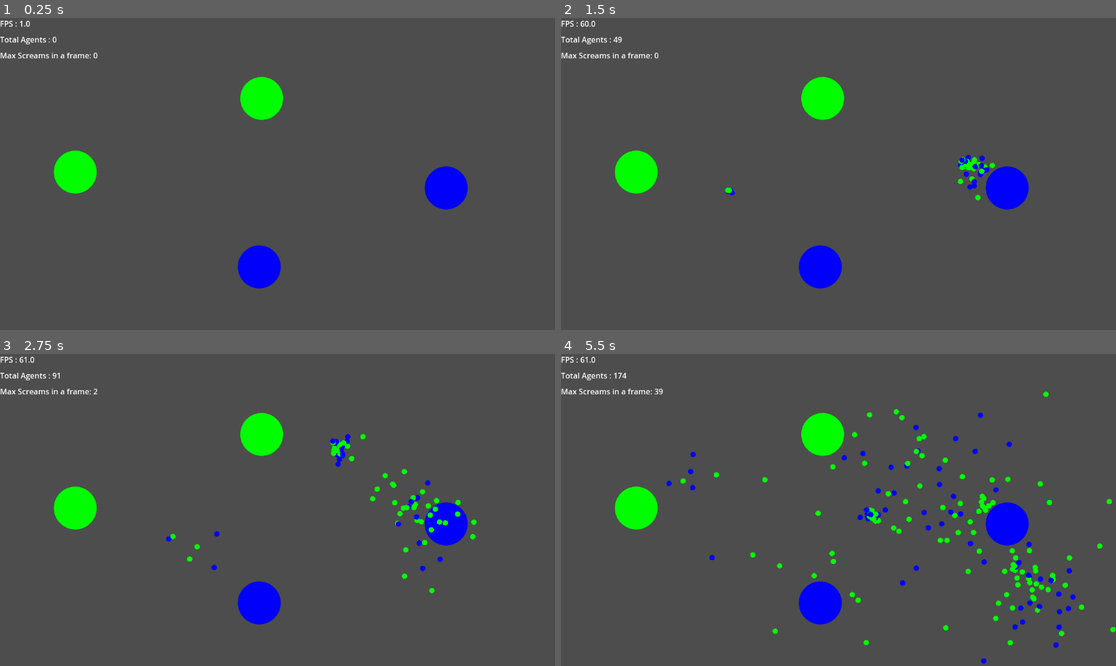
Above: before the commit, frames 1-4 (two rows, left to right).
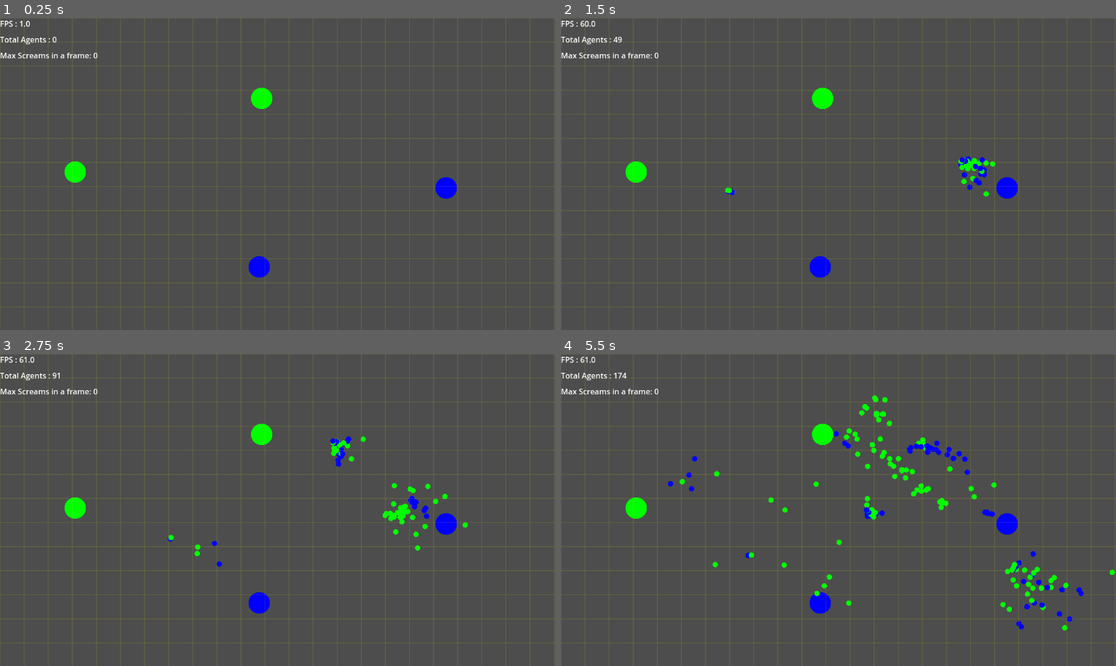
Above: after the commit, the same moments.

Repository: Vivek13130/Screaming-Insects
Game: Godot game, scene res://scenes/main.tscn
Two runs of this game, one before a commit and one after it. Both use one fixed random seed, a clock stepped at 60 frames per second and the inputs below.
Inputs (mouse positions are in pixels of both pictures, inside the frame that each line leads up to):
- Up to frame 1 (0.25 s): no input
- Up to frame 2 (1.5 s): tap Enter at 0.5 s; move the mouse to (960, 158) at 0.52 s; hold S (Spawn_Agents) 0.53-1.28 s; move the mouse to (727, 189) at 1.27 s; tap S (Spawn_Agents) at 1.35 s
- Up to frame 3 (2.75 s): move the mouse to (333, 441) at 2.02 s; hold S (Spawn_Agents) from 2.03 s (still down)
- Up to frame 4 (5.5 s): move the mouse to (810, 572) at 2.77 s; release S (Spawn_Agents) at 2.78 s; tap S (Spawn_Agents) at 2.85, 4.35 s; move the mouse to (1005, 556) at 3.52 s; hold S (Spawn_Agents) 3.53-4.28 s; move the mouse to (672, 463) at 4.27 s; move the mouse to (866, 510) at 5.02 s; hold S (Spawn_Agents) from 5.03 s (still down)

The runs differ from the first frame. In frame 1, 2.8% of the frame differs, in the area x 0-100%, y 0-93%; in frame 2, 3.0%; in frame 3, 3.7%; in frame 4, 6.2%, in the area x 0-100%, y 0-100%.

Commit message:
spatial hashing implemented
now removing the area and collisions from bases... and refining their size and placement.

Diff:
--- a/scenes/food_base.tscn
+++ b/scenes/food_base.tscn
@@ -4,7 +4,7 @@
 [ext_resource type="Script" uid="uid://dccal0cd8pa7q" path="res://scripts/food_base.gd" id="1_x3pn0"]
 
 [sub_resource type="CircleShape2D" id="CircleShape2D_x3pn0"]
-radius = 43.0116
+radius = 22.0
 
 [node name="food_base" type="Node2D"]
 script = ExtResource("1_x3pn0")
@@ -17,7 +17,7 @@
 
 [node name="Sprite2D" type="Sprite2D" parent="."]
 modulate = Color(0, 1, 0, 1)
-scale = Vector2(0.4, 0.4)
+scale = Vector2(0.2, 0.2)
 texture = ExtResource("1_6r7vd")
 
 [connection signal="area_entered" from="Area2D" to="." method="_on_food_base_area_entered"]
--- a/scenes/home_base.tscn
+++ b/scenes/home_base.tscn
@@ -4,7 +4,7 @@
 [ext_resource type="Script" uid="uid://cwiikxr7vp6il" path="res://scripts/home_base.gd" id="1_oik7h"]
 
 [sub_resource type="CircleShape2D" id="CircleShape2D_oik7h"]
-radius = 46.0977
+radius = 23.0
 
 [node name="home_base" type="Node2D"]
 script = ExtResource("1_oik7h")
@@ -17,7 +17,7 @@
 
 [node name="Sprite2D" type="Sprite2D" parent="."]
 modulate = Color(0, 0, 1, 1)
-scale = Vector2(0.4, 0.4)
+scale = Vector2(0.2, 0.2)
 texture = ExtResource("1_fm3wt")
 
 [connection signal="area_entered" from="Area2D" to="." method="_on_home_base_area_entered"]
--- a/scenes/interaction_manager.tscn
+++ b/scenes/interaction_manager.tscn
@@ -4,3 +4,5 @@
 
 [node name="interactionManager" type="Node2D"]
 script = ExtResource("1_rddhf")
+show_grid = true
+show_interaction_lines = false
--- a/scripts/agent.gd
+++ b/scripts/agent.gd
@@ -11,14 +11,16 @@
 var direction : Vector2
 var move_speed : int # random speed for each agent in the range 5 to 15
 
-
 @onready var sprite: Sprite2D = $Sprite2D
+var old_grid_cell
 
 func _ready() -> void:
 	# setting the initials
 	direction = Vector2(randf() , randf()).normalized() # assigning initial random direction
 	counters = Vector2.ZERO
 	move_speed = randi_range(Manager.min_speed , Manager.max_speed) * 20
+
+	# randomly assigning a target
 	if(randf() > 0.5):
 		target_destination = "food"
 		sprite.modulate = Manager.target_is_food_color
@@ -26,10 +28,13 @@
 		target_destination = "home"
 		sprite.modulate = Manager.target_is_home_color
 
+	old_grid_cell = get_grid_cell_key(global_position)
 
 func _process(delta: float) -> void:
 	move_randomly(delta)
 	keep_agents_inside_screen()
+	update_position_in_grid()
+
 	Manager.max_scream_calls = max(Manager.max_scream_calls , Manager.total_screams)
 	Manager.total_screams = 0
 
@@ -41,7 +46,7 @@
 	counters.x += 1
 	counters.y += 1
 
-	var angle_shift = randf_range(-0.1 , 0.1)
+	var angle_shift = randf_range(-0.1 , 0.1) / 2
 	direction = direction.rotated(angle_shift).normalized()
 
 func keep_agents_inside_screen(): # keep the agents inside the screen bounds
@@ -52,15 +57,46 @@
 	if position.y < 0 or position.y > Manager.screen_size.y:
 		direction.y = -direction.y
 
+func update_position_in_grid():
+	var new_grid_cell = get_grid_cell_key(global_position)
+
+	if old_grid_cell != new_grid_cell:
+		# Remove from the old grid cell
+		if Manager.agents_grid.has(old_grid_cell):
+			Manager.agents_grid[old_grid_cell].erase(self)
+
+			if Manager.agents_grid[old_grid_cell].is_empty():
+				Manager.agents_grid.erase(old_grid_cell)
+
+		# Add to the new grid cell
+		if not Manager.agents_grid.has(new_grid_cell):
+			Manager.agents_grid[new_grid_cell] = []
+
+		Manager.agents_grid[new_grid_cell].push_back(self)
+
+		old_grid_cell = new_grid_cell
+
 
 func scream():
 #	send scream request to others :
 # only call this function when any counter is updated
-	Manager.total_screams += 1
 
-	for agent in Manager.agents:
-		if(global_position.distance_to(agent.global_position) <= Manager.scream_distance):
-			agent.update_from_scream(counters + Vector2(Manager.scream_distance , Manager.scream_distance), global_position)
+	var current_cell = get_grid_cell_key(global_position)
+	var scream_distance = Manager.scream_distance
+
+	for x_offset in range( -scream_distance , scream_distance + 1) :
+		for y_offset in range( -scream_distance , scream_distance + 1 ) :
+			var neighbour_cell = current_cell + Vector2(x_offset, y_offset)
+
+			if Manager.agents_grid.has(neighbour_cell):
+				# iterate over all agents in this cell and send them scream request :
+				for agent in Manager.agents_grid[neighbour_cell]:
+					agent.update_from_scream(counters + Vector2(Manager.scream_distance , Manager.scream_distance), global_position)
+
+	#for agent in Manager.agents:
+		#if(global_position.distance_to(agent.global_position) <= Manager.scream_distance):
+			#Manager.scream_queue.append([agent , counters + Vector2(Manager.scream_distance, Manager.scream_distance), global_position])
+			#agent.update_from_scream(counters + Vector2(Manager.scream_distance , Manager.scream_distance), global_position)
 
 func update_from_scream(screamer_counters : Vector2, screamer_position : Vector2):
 	#print("heard a scream")
@@ -106,6 +142,7 @@
 
 
 	if(should_scream_again):
+		#scream()
 		call_deferred("scream")
 
 
@@ -129,3 +166,6 @@
 		sprite.modulate = Manager.target_is_home_color
 		direction = direction.rotated(PI) # rotating the direction by 180
 		scream()
+
+func get_grid_cell_key(position: Vector2) -> Vector2:
+	return Vector2(floor(position.x / Manager.grid_cell_size), floor(position.y / Manager.grid_cell_size))
--- a/scripts/interaction_manager.gd
+++ b/scripts/interaction_manager.gd
@@ -1,8 +1,9 @@
 extends Node2D
 
+@export var show_grid : bool = false
+@export var show_interaction_lines : bool = true
 
 func _process(delta: float) -> void:
-	if Manager.show_interactions :
 		update_canvas()
 
 
@@ -13,20 +14,30 @@
 var should_clear_home_interaction : bool = false
 var should_clear_food_interaction : bool = false
 
+#var max_interaction_lines = 40
+
 func _draw() -> void:
 
-	for pair in Manager.interaction_lines_food_base:
-		draw_line(pair[0], pair[1], Manager.interaction_color_from_food_base, 2)
-		should_clear_food_interaction = true
+	if show_interaction_lines :
+		for pair in Manager.interaction_lines_food_base:
+			draw_line(pair[0], pair[1], Manager.interaction_color_from_food_base, 2)
+			should_clear_food_interaction = true
 
-	for pair in Manager.interaction_lines_home_base:
-		draw_line(pair[0] , pair[1] , Manager.interaction_color_from_home_base , 2)
-		should_clear_home_interaction = true
+		for pair in Manager.interaction_lines_home_base:
+			draw_line(pair[0] , pair[1] , Manager.interaction_color_from_home_base , 2)
+			should_clear_home_interaction = true
 
-	if(should_clear_home_interaction):
-		Manager.interaction_lines_home_base.clear()
-		should_clear_home_interaction = false
+		if(should_clear_home_interaction):
+			Manager.interaction_lines_home_base.clear()
+			should_clear_home_interaction = false
 
-	if(should_clear_food_interaction):
-		Manager.interaction_lines_food_base.clear()
-		should_clear_food_interaction = false
+		if(should_clear_food_interaction):
+			Manager.interaction_lines_food_base.clear()
+			should_clear_food_interaction = false
+
+	if show_grid :
+		for x in range(0, Manager.screen_size.x , Manager.grid_cell_size):
+			draw_line(Vector2(x, 0) , Vector2(x, Manager.screen_size.y), Color(1,1,0,0.1), 2, false)
+
+		for y in range(0, Manager.screen_size.y , Manager.grid_cell_size):
+			draw_line(Vector2(0, y) , Vector2(Manager.screen_size.x, y),  Color(1,1,0,0.1), 2, false)
--- a/scripts/main.gd
+++ b/scripts/main.gd
@@ -16,4 +16,9 @@
 		new_agent.global_position = get_global_mouse_position()
 		agent_manager.add_child(new_agent)
 		Manager.total_agents_live += 1
-		Manager.agents.append(new_agent)
+
+		# adding the agent in grid :
+		var cell_key = Manager.get_grid_cell_key(new_agent.global_position)
+		if(! Manager.agents_grid.has(cell_key)):
+			Manager.agents_grid[cell_key] = []
+		Manager.agents_grid[cell_key].append(new_agent)
--- a/scripts/manager.gd
+++ b/scripts/manager.gd
@@ -1,24 +1,27 @@
 extends Node
 
+
+# making a grid  :
+const grid_cell_size = 50 # 20 x 20
+var agents_grid : Dictionary = {}
+
 var total_agents_live : int = 0
-
-var agents = []
 var total_screams : int = 0
 
 # agent color based on target :
-var target_is_food_color : Color = Color.GREEN
-var target_is_home_color : Color = Color.BLUE
+const target_is_food_color : Color = Color.GREEN
+const target_is_home_color : Color = Color.BLUE
 
-var interaction_color_from_home_base : Color = Color.BLUE
-var interaction_color_from_food_base : Color = Color.GREEN
+const interaction_color_from_home_base : Color = Color.BLUE
+const interaction_color_from_food_base : Color = Color.GREEN
 
 
 # agent speed limits
-var min_speed : int = 1
-var max_speed : int = 5
+const min_speed : int = 1
+const max_speed : int = 5
 
 # agent scream distance
-var scream_distance = 100
+const scream_distance = 1 # means 2 rectangular rings around this agent in a grid
 var max_scream_calls = 0 # in a frame
 
 var screen_size
@@ -29,5 +32,6 @@
 func _ready() -> void:
 	screen_size = get_viewport().get_visible_rect().size
 
-var interaction_manager : Node2D = preload("res://scenes/interaction_manager.tscn").instantiate()
-var show_interactions : bool = false
+
+func get_grid_cell_key(position: Vector2) -> Vector2:
+	return Vector2(floor(position.x / grid_cell_size), floor(position.y / grid_cell_size))
